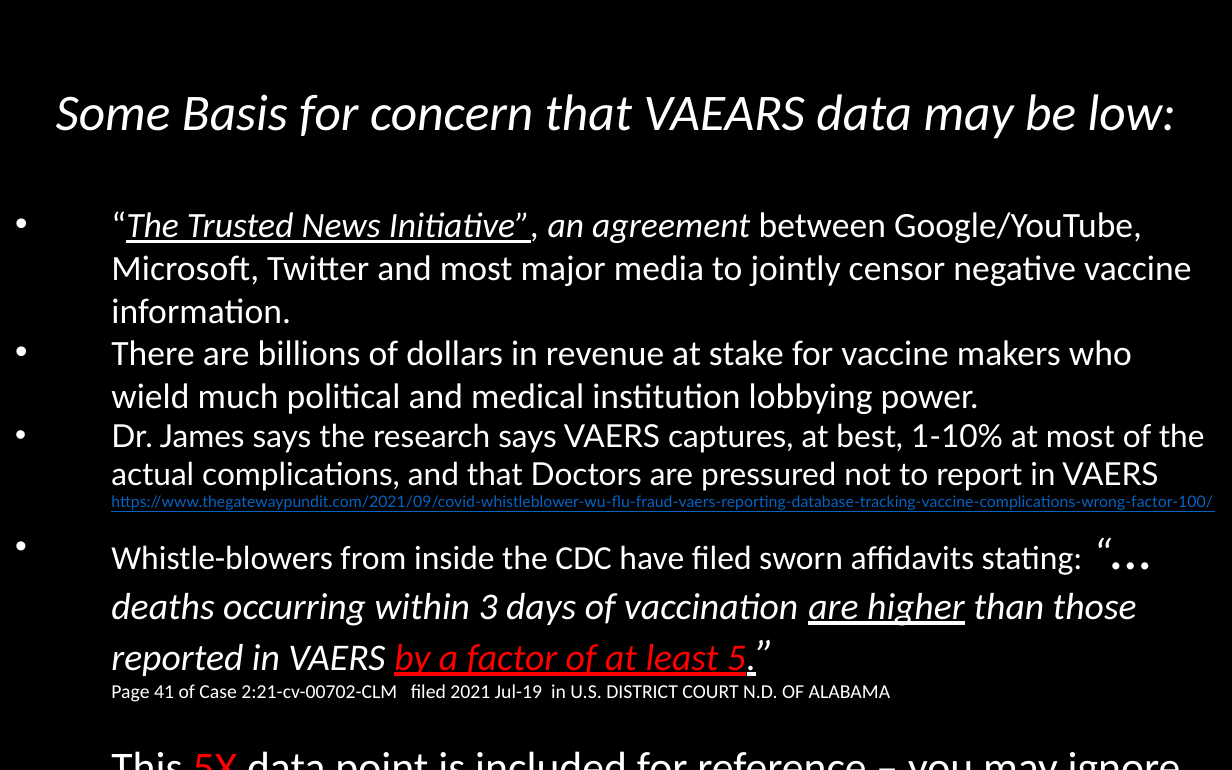
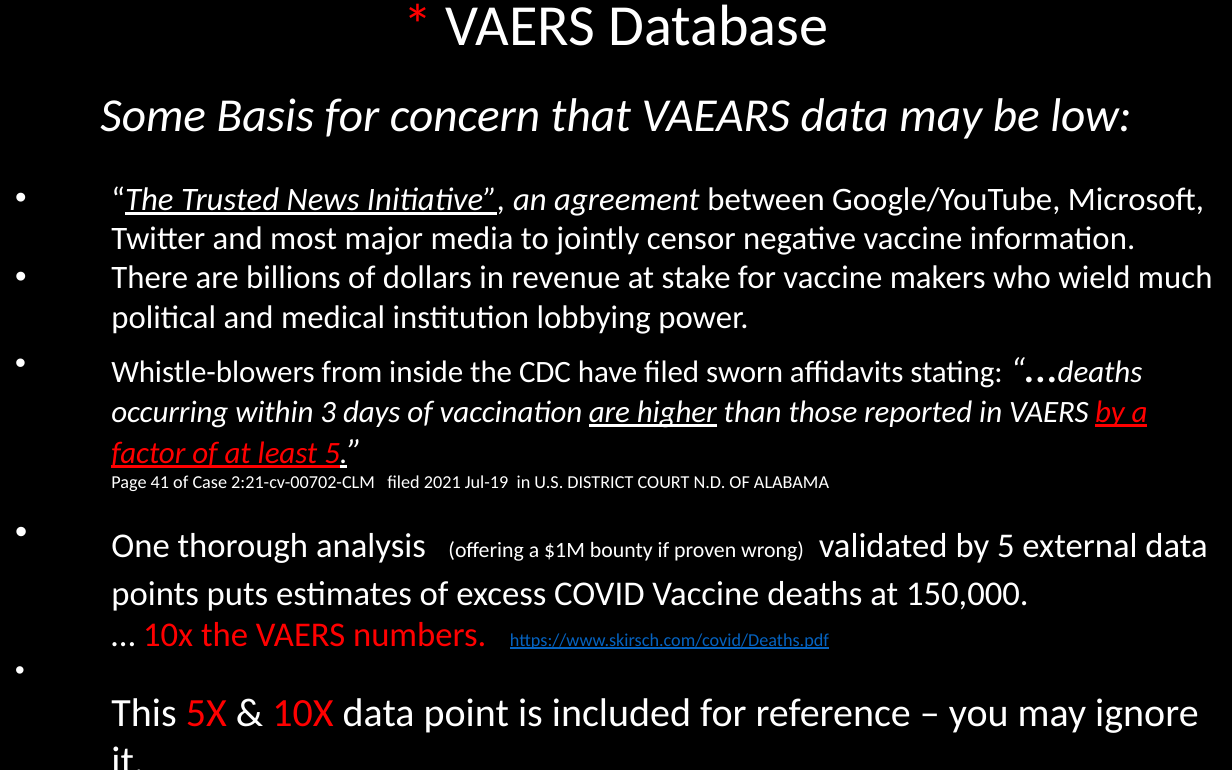
Before and after one commit to TruthData/CovidDeaths, a slide deck: slide 41 of Rational_Covid_Data.pptx. Drawn at 1232x770 pixels with LibreOffice and Linux fonts; fonts in the diff are those of the drawing. Boxes give left, top, right and bottom in pixels: in the first picture for what was removed or moved away, otherwise in the second. Text is boxed around its words. In the diff, an @@ line names an element or a change of style, - is before the commit and + after.

Commit message:
Updated to include Vaccination10x numbers
After coming across and reviewing https://www.skirsch.com/covid/Deaths.pdf  - an extremely thorough analysis of the VAERS numbers felt adding a 10x data point was justified.

```diff
--- a/Rational_Covid_Data.pptx
+++ b/Rational_Covid_Data.pptx
@@ text at (x1=100, y1=4, x2=1213, y2=334): size 29.6 to 27.2 pt in "* VAERS Database"; size 24.1 to 22.1 pt in "Some Basis for concern that VAEARS data ..."; size 16.6 to 15.3 pt in "“The Trusted News Initiative”, an agreement between ...", "There are billions of dollars in revenue ..." @@
@@ text at (x1=111, y1=360, x2=1207, y2=733): text changed; size 7.4 to 14.4 pt @@
-• Dr. James says the research says VAERS captures, at best, 1-10% at most of the actual complications, and that Doctors are pressured not to report in VAERS
-  https://www.thegatewaypundit.com/2021/09/covid-whistleblower-wu-flu-fraud-vaers-reporting-database-tracking-vaccine-complications-wrong-factor-100/
-• Whistle-blowers from inside the CDC have filed sworn affidavits stating: “…deaths occurring within 3 days of vaccination are higher than those reported in VAERS by a factor of at least 5.”
-  Page 41 of Case 2:21-cv-00702-CLM filed 2021 Jul-19 in U.S. DISTRICT COURT N.D. OF ALABAMA
-  This 5X data point is included for reference – you may ignore it.
+• Whistle-blowers from inside the CDC have filed sworn affidavits stating: “…deaths occurring within 3 days of vaccination are higher than those reported in VAERS by a factor of at least 5.”
+  Page 41 of Case 2:21-cv-00702-CLM filed 2021 Jul-19 in U.S. DISTRICT COURT N.D. OF ALABAMA
+• One thorough analysis (offering a $1M bounty if proven wrong) validated by 5 external data points puts estimates of excess COVID Vaccine deaths at 150,000.
+  … 10x the VAERS numbers. https://www.skirsch.com/covid/Deaths.pdf
+• This 5X & 10X data point is included for reference – you may ignore it.
```
Also in this commit, not shown: 10 other slides changed, 1 slide added, 2 other files.
